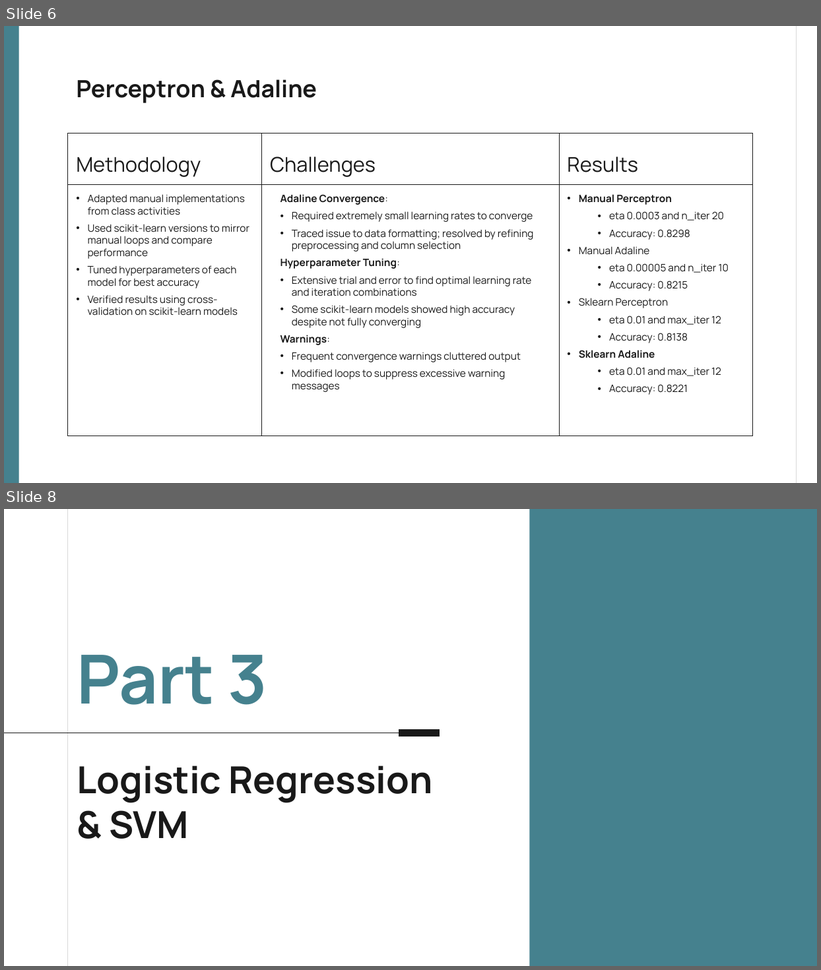
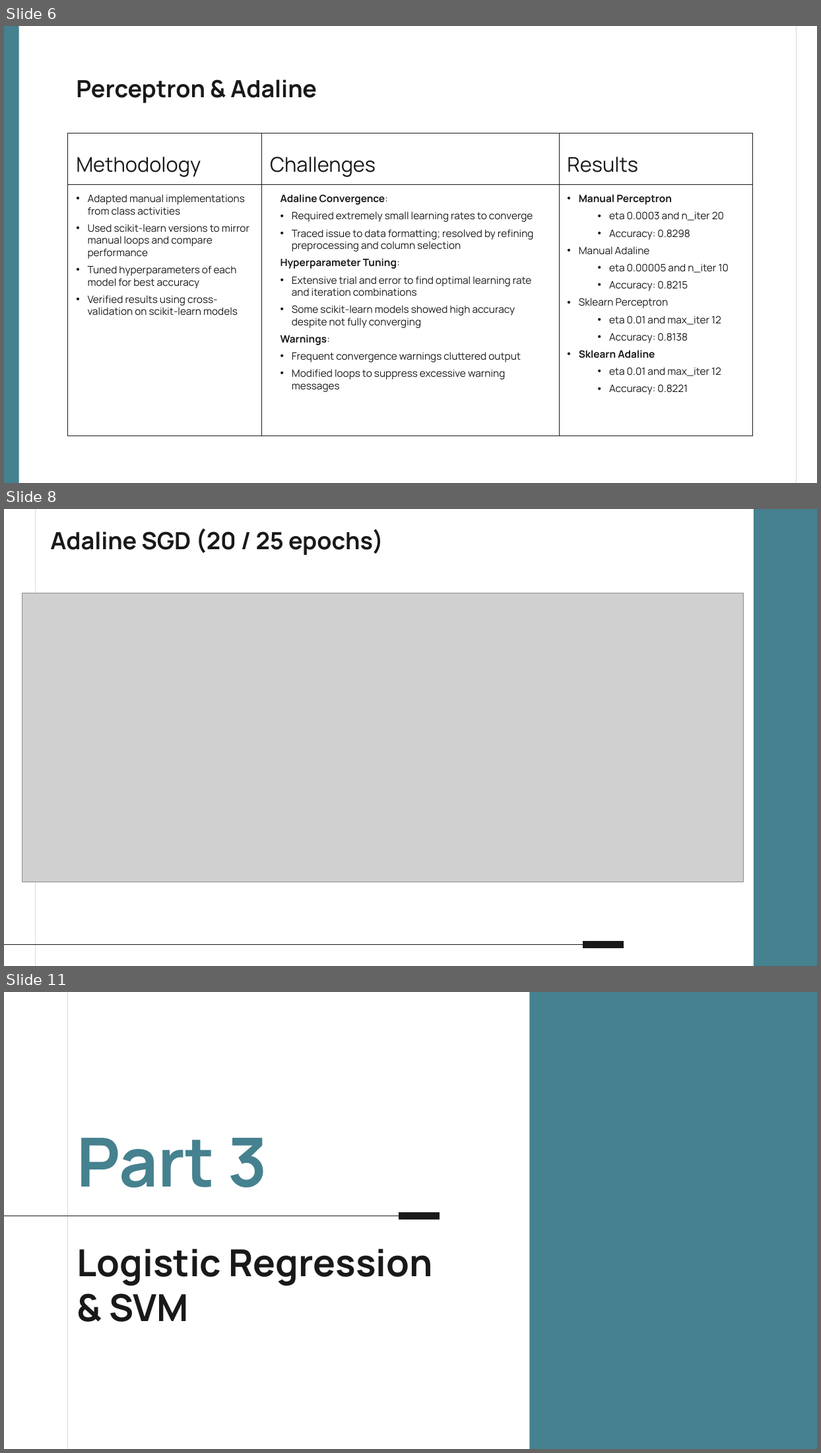
Before and after one commit to benmikeand/DASC41103_projects_team2, a slide deck: projects/project_1/results/Project_1_Presentation.pptx. Shown one above the other, each under a label of ours: slides 6 and 8 before the commit, slides 6, 8 and 11 after it; the slides between them are not shown. The pictures are 821x970 and 821x1453 pixels, drawn with LibreOffice and Linux fonts; fonts in the diff are those of the drawing; grey boxes stand for pictures. Boxes give left, top, right and bottom in pixels: in the first picture for what was removed or moved away, otherwise in the second. Text is boxed around its words. In the diff, an @@ line names an element or a change of style, - is before the commit and + after.

```diff
--- a/projects/project_1/results/Project_1_Presentation.pptx
+++ b/projects/project_1/results/Project_1_Presentation.pptx
@@ slide 8 added at (4, 509, 817, 966), background #FFFFFF @@
@@ line added from (35, 509) to (35, 966), #D9D9D9 0.75 pt @@
@@ title added at (50, 528, 384, 555), 28 pt, text #191919, bold @@
+Adaline SGD (20 / 25 epochs)
@@ rectangle added at (754, 509, 817, 966), fill #45818E @@
@@ picture added at (22, 593, 743, 882) @@
@@ line added from (583, 945) to (4, 945), #191919 0.75 pt @@
@@ line added from (624, 945) to (583, 945), #191919 9 pt @@
@@ what was slide 8 is now slide 11 @@
```
Also in this commit, not shown: 5 other slides added, 2 slides removed.
